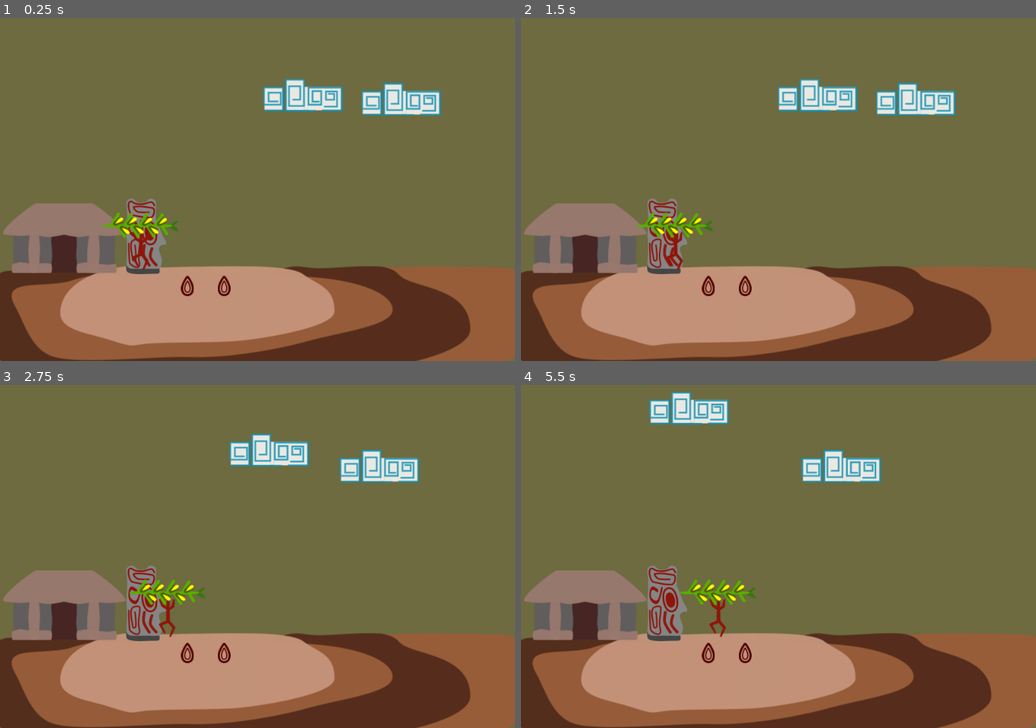
Above: before the commit, frames 1-4 (two rows, left to right).
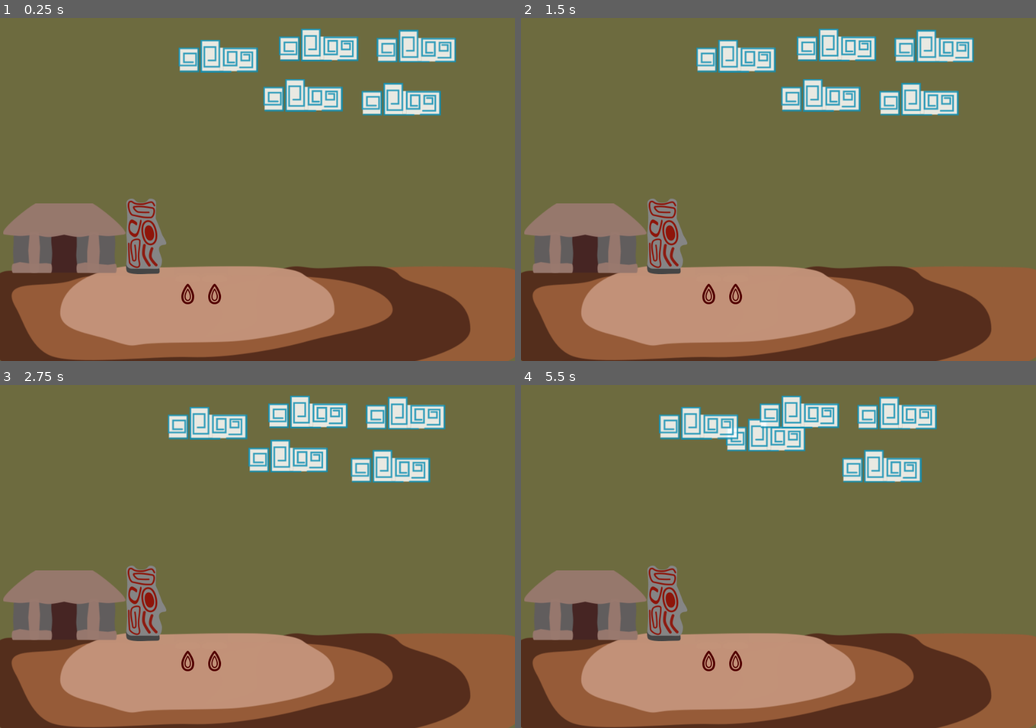
Above: after the commit, the same moments.

Repository: solivo/popol
Game: Godot game, scene res://world/World.tscn
Two runs of this game, one before a commit and one after it. Both use one fixed random seed, a clock stepped at 60 frames per second and the inputs below.
Inputs (mouse positions are in pixels of both pictures, inside the frame that each line leads up to):
- Up to frame 1 (0.25 s): no input
- Up to frame 2 (1.5 s): move the mouse to (778, 148) at 0.52 s; press the mouse at (778, 148) at 0.53 s; move the mouse to (675, 206) at 1.27 s; release the mouse at (675, 206) at 1.28 s; click (675, 206) at 1.35 s
- Up to frame 3 (2.75 s): move the mouse to (309, 481) at 2.02 s; press the mouse at (309, 481) at 2.03 s
- Up to frame 4 (5.5 s): move the mouse to (752, 625) at 2.77 s; release the mouse at (752, 625) at 2.78 s; click (752, 625) at 2.85 s; move the mouse to (933, 607) at 3.52 s; press the mouse at (933, 607) at 3.53 s; move the mouse to (624, 505) at 4.27 s; release the mouse at (624, 505) at 4.28 s; click (624, 505) at 4.35 s; move the mouse to (804, 556) at 5.02 s; press the mouse at (804, 556) at 5.03 s

The runs differ from the first frame. In frame 1, 4.6% of the frame differs, in the area x 19-89%, y 3-84%; in frame 2, 5.8%; in frame 3, 7.1%; in frame 4, 7.8%, in the area x 24-81%, y 2-84%.

Commit message:
Building scene added, farm units spawning created

Diff:
--- /dev/null
+++ b/scenes/building/Building.gd
@@ -0,0 +1,44 @@
+extends StaticBody2D
+
+#Human Units scenes
+var Farmer = preload("res://scenes/human/farmer/Farmer.tscn")
+
+signal farmer_created(farmer)
+#Units on the building
+export var farmers_avaliable : int = 2
+#flags
+var unit_created = false
+var unit_queue = []
+var task_queue = [] #Store each harvest signal
+
+func _process(delta: float) -> void:
+	if task_queue.size() > 0 and farmers_avaliable:
+		var task_name = task_queue.pop_back()
+		process_task(task_name)
+
+
+func add_task(task_name):
+	task_queue.append(task_name)
+
+
+func process_task(task_name):
+	if task_name == "harvest":
+		send_farmer()
+
+func send_farmer():
+	if farmers_avaliable > 0:
+		unit_queue.append("farmer")
+		farmers_avaliable -= 1
+
+func _on_SpawningTimer_timeout() -> void:
+	if unit_queue.size() > 0:
+		var unit_name = unit_queue.pop_back()
+		spawn_unit(unit_name)
+		print(unit_queue)
+
+func spawn_unit(unit_name):
+	if unit_name == "farmer":
+		var farmer = Farmer.instance()
+		farmer.position = $SpawningPoint.position
+		add_child(farmer)
+		emit_signal("farmer_created", farmer)
--- a/scenes/building/Building.tscn
+++ b/scenes/building/Building.tscn
@@ -1,11 +1,12 @@
-[gd_scene load_steps=5 format=2]
+[gd_scene load_steps=7 format=2]
 
-[ext_resource path="res://scenes/building/assets/building_normal.png" type="Texture" id=1]
-[ext_resource path="res://scenes/building/assets/sanctuary_normal_off.png" type="Texture" id=2]
+[ext_resource path="res://scenes/building/Building.gd" type="Script" id=1]
+[ext_resource path="res://scenes/building/assets/building_normal.png" type="Texture" id=2]
+[ext_resource path="res://scenes/building/assets/sanctuary_normal_off.png" type="Texture" id=3]
 
 [sub_resource type="SpriteFrames" id=1]
 animations = [ {
-"frames": [ ExtResource( 2 ) ],
+"frames": [ ExtResource( 3 ) ],
 "loop": true,
 "name": "sanctuary_off",
 "speed": 5.0
@@ -14,10 +15,14 @@
 [sub_resource type="RectangleShape2D" id=2]
 extents = Vector2( 96.1254, 66.8215 )
 
+[sub_resource type="RectangleShape2D" id=3]
+extents = Vector2( 23.9044, 43.9819 )
+
 [node name="Building" type="StaticBody2D"]
+script = ExtResource( 1 )
 
 [node name="SpriteBuilding" type="Sprite" parent="."]
-texture = ExtResource( 1 )
+texture = ExtResource( 2 )
 
 [node name="AnimatedSpriteSanctuary" type="AnimatedSprite" parent="."]
 position = Vector2( 153, -3.79 )
@@ -26,3 +31,17 @@
 
 [node name="CollisionShapeBuiliding" type="CollisionShape2D" parent="."]
 shape = SubResource( 2 )
+
+[node name="SpawningPoint" type="Position2D" parent="."]
+position = Vector2( 0, 28 )
+
+[node name="SpawningTimer" type="Timer" parent="."]
+wait_time = 2.0
+autostart = true
+
+[node name="BuildingDoorArea" type="Area2D" parent="."]
+
+[node name="CollisionShape2D" type="CollisionShape2D" parent="BuildingDoorArea"]
+position = Vector2( 0, 19.85 )
+shape = SubResource( 3 )
+[connection signal="timeout" from="SpawningTimer" to="." method="_on_SpawningTimer_timeout"]
--- a/scenes/cloud/medium_cloud/MediumCloud.tscn
+++ b/scenes/cloud/medium_cloud/MediumCloud.tscn
@@ -40,16 +40,16 @@
 ]]
 collision_layer = 2
 collision_mask = 4
-mass = 5.0
+mass = 10.0
 gravity_scale = 0.0
 script = ExtResource( 1 )
 
 [node name="AnimatedSprite" type="AnimatedSprite" parent="."]
-frames = SubResource( 2 )
+frames = SubResource( 1 )
 animation = "empty_cloud"
 
 [node name="CollisionShapeCloud" type="CollisionShape2D" parent="."]
-shape = SubResource( 1 )
+shape = SubResource( 2 )
 
 [node name="CPUParticles2D" type="CPUParticles2D" parent="."]
 position = Vector2( 0, 53 )
--- a/scenes/corn_plant/CornPlant.gd
+++ b/scenes/corn_plant/CornPlant.gd
@@ -1,6 +1,8 @@
 extends StaticBody2D
 
 var water_amount := 0
+
+signal ready_for_harvest
 
 # Called when the node enters the scene tree for the first time.
 func _ready() -> void:
@@ -31,7 +33,8 @@
 			ready_to_harvest()
 
 func ready_to_harvest():
-	print("ready to harvest!")
+	emit_signal("ready_for_harvest")
+	print("ready for haverst!")
 	$AnimatedSpritePlant.play("mature_plant")
 
 
--- a/scenes/corn_plant/CornPlant.tscn
+++ b/scenes/corn_plant/CornPlant.tscn
@@ -59,18 +59,19 @@
 script = ExtResource( 1 )
 
 [node name="CollisionShape2D" type="CollisionShape2D" parent="."]
-shape = SubResource( 3 )
+shape = SubResource( 1 )
 
 [node name="AnimatedSpriteIndicator" type="AnimatedSprite" parent="."]
 position = Vector2( 0, 95 )
-frames = SubResource( 4 )
+frames = SubResource( 2 )
 animation = "indicator_on"
 
 [node name="AnimatedSpritePlant" type="AnimatedSprite" parent="."]
-frames = SubResource( 1 )
+frames = SubResource( 3 )
 animation = "growing_plant"
 
 [node name="GrowTimer" type="Timer" parent="."]
+wait_time = 0.5
 autostart = true
 [connection signal="frame_changed" from="AnimatedSpritePlant" to="." method="_on_AnimatedSprite_frame_changed"]
 [connection signal="timeout" from="GrowTimer" to="." method="_on_GrowTimer_timeout"]
--- a/world/World.gd
+++ b/world/World.gd
@@ -1,14 +1,26 @@
 extends Node2D
 
+#Scenes
+var CornPlant = preload("res://scenes/corn_plant/CornPlant.tscn")
+
 var ExpulsionEffect = preload("res://world/ExpulsionEffect.tscn")
-# Declare member variables here. Examples:
-# var a: int = 2
-# var b: String = "text"
+
+#Flags
+var plant_1_created = false
+var plant_2_created = false
 
 # Called when the node enters the scene tree for the first time.
 func _ready() -> void:
 	pass # Replace with function body.
 
+func _process(delta: float) -> void:
+	if not plant_1_created:
+		create_new_plant(1)
+		plant_1_created = true
+
+	if not plant_2_created:
+		create_new_plant(2)
+		plant_2_created = true
 
 func _on_PlayerArea_input_event(viewport: Node, event: InputEvent, shape_idx: int) -> void:
 	if event.is_action_pressed("mouse_click"):
@@ -16,3 +28,12 @@
 		var expulsion_effect = ExpulsionEffect.instance()
 		expulsion_effect.position = get_global_mouse_position()
 		add_child(expulsion_effect)
+
+func create_new_plant( number_plant_pos ) -> void:
+		var corn_plant = CornPlant.instance()
+		corn_plant.connect("ready_for_harvest", $Building, "add_task", ["harvest"])
+		if number_plant_pos == 1:
+			corn_plant.position = $SpawningPlantPosition1.position
+		elif number_plant_pos == 2:
+			corn_plant.position = $SpawningPlantPosition2.position
+		add_child(corn_plant)
--- a/world/World.tscn
+++ b/world/World.tscn
@@ -1,12 +1,10 @@
-[gd_scene load_steps=12 format=2]
+[gd_scene load_steps=10 format=2]
 
 [ext_resource path="res://world/World.gd" type="Script" id=1]
 [ext_resource path="res://world/Cloud_border.gd" type="Script" id=2]
 [ext_resource path="res://world/ground.png" type="Texture" id=3]
-[ext_resource path="res://scenes/corn_plant/CornPlant.tscn" type="PackedScene" id=4]
-[ext_resource path="res://scenes/building/Building.tscn" type="PackedScene" id=5]
-[ext_resource path="res://scenes/human/farmer/Farmer.tscn" type="PackedScene" id=6]
-[ext_resource path="res://scenes/cloud/medium_cloud/MediumCloud.tscn" type="PackedScene" id=7]
+[ext_resource path="res://scenes/building/Building.tscn" type="PackedScene" id=4]
+[ext_resource path="res://scenes/cloud/medium_cloud/MediumCloud.tscn" type="PackedScene" id=5]
 
 [sub_resource type="RectangleShape2D" id=1]
 extents = Vector2( 480, 240 )
@@ -24,6 +22,7 @@
 script = ExtResource( 1 )
 
 [node name="PlayerArea" type="Area2D" parent="."]
+editor/display_folded = true
 position = Vector2( 480, 240 )
 collision_layer = 3
 collision_mask = 3
@@ -32,6 +31,7 @@
 shape = SubResource( 1 )
 
 [node name="CloudBorder" type="StaticBody2D" parent="."]
+editor/display_folded = true
 position = Vector2( 480, 350 )
 collision_layer = 2
 collision_mask = 2
@@ -47,6 +47,7 @@
 shape = SubResource( 3 )
 
 [node name="Ground" type="StaticBody2D" parent="."]
+editor/display_folded = true
 position = Vector2( 480, 560 )
 collision_layer = 2
 
@@ -56,23 +57,29 @@
 [node name="Sprite" type="Sprite" parent="Ground"]
 texture = ExtResource( 3 )
 
-[node name="CornPlant" parent="." instance=ExtResource( 4 )]
-position = Vector2( 349.456, 404.78 )
-
-[node name="Building" parent="." instance=ExtResource( 5 )]
+[node name="Building" parent="." instance=ExtResource( 4 )]
 position = Vector2( 119.553, 411.182 )
 
-[node name="CornPlant2" parent="." instance=ExtResource( 4 )]
-position = Vector2( 417.876, 404.78 )
-
-[node name="Farmer" parent="." instance=ExtResource( 6 )]
-position = Vector2( 256.83, 434.86 )
-
-[node name="MediumCloud" parent="." instance=ExtResource( 7 )]
+[node name="MediumCloud" parent="." instance=ExtResource( 5 )]
 position = Vector2( 564.926, 144.154 )
 
-[node name="MediumCloud2" parent="." instance=ExtResource( 7 )]
+[node name="MediumCloud2" parent="." instance=ExtResource( 5 )]
 position = Vector2( 748.04, 151.946 )
+
+[node name="MediumCloud3" parent="." instance=ExtResource( 5 )]
+position = Vector2( 406.904, 71.0255 )
+
+[node name="MediumCloud4" parent="." instance=ExtResource( 5 )]
+position = Vector2( 594.296, 50.3478 )
+
+[node name="MediumCloud5" parent="." instance=ExtResource( 5 )]
+position = Vector2( 776.519, 52.9325 )
+
+[node name="SpawningPlantPosition1" type="Position2D" parent="."]
+position = Vector2( 350, 420 )
+
+[node name="SpawningPlantPosition2" type="Position2D" parent="."]
+position = Vector2( 400, 420 )
 [connection signal="input_event" from="PlayerArea" to="." method="_on_PlayerArea_input_event"]
 [connection signal="body_entered" from="CloudBorder/RainArea" to="CloudBorder" method="_on_RainArea_body_entered"]
 [connection signal="body_exited" from="CloudBorder/RainArea" to="CloudBorder" method="_on_RainArea_body_exited"]
Not shown: 2 places in scenes/cloud/medium_cloud/MediumCloud.tscn that only renumber resources
Not shown: 2 places in scenes/corn_plant/CornPlant.tscn that only renumber resources
